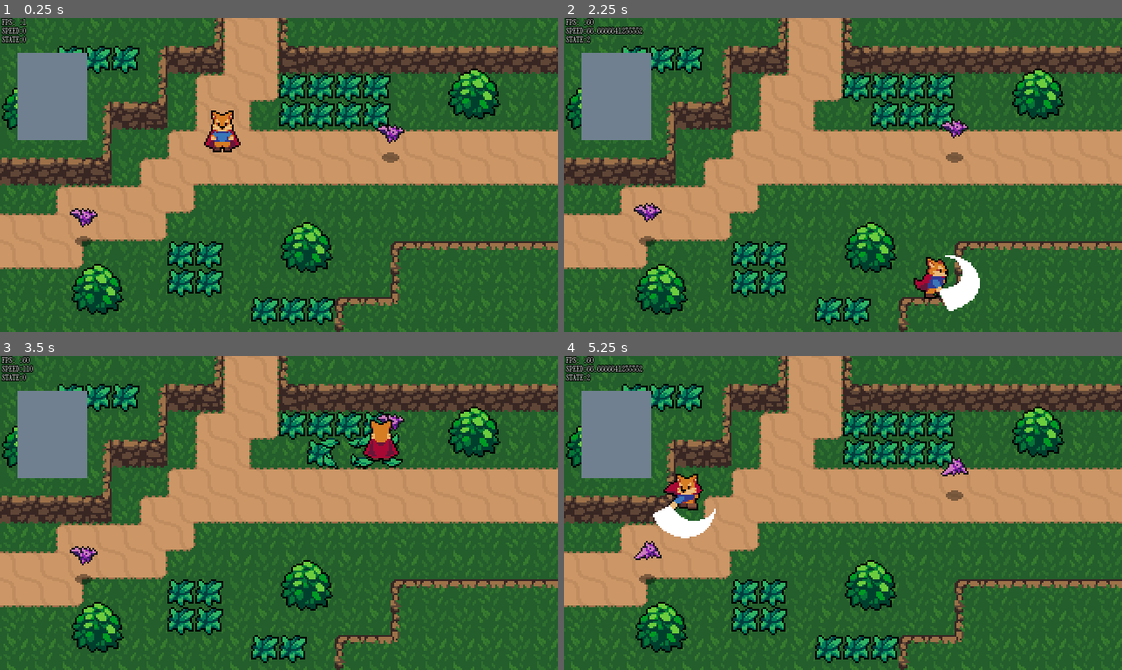
Above: before the commit, frames 1-4 (two rows, left to right).
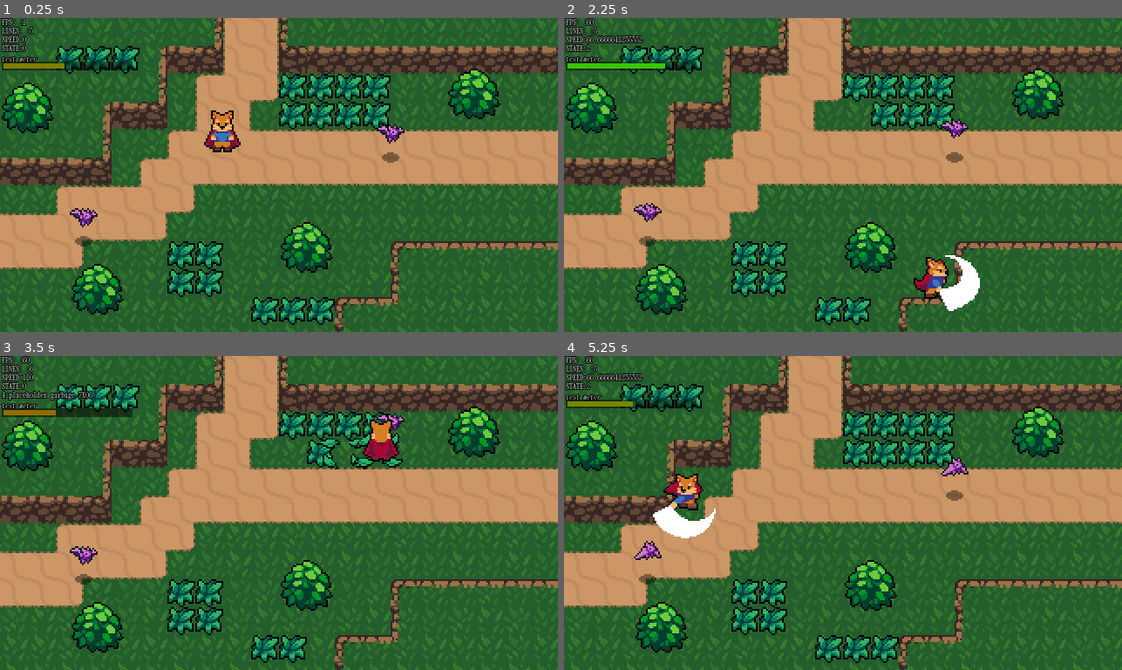
Above: after the commit, the same moments.

Repository: surrealsymmetry/Heartbeast_td_arpg
Game: Godot game, scene res://world.tscn
Same seed, same stepped clock (60 frames per second), same inputs: the game is played once before the commit and once after it.
Inputs (mouse positions are in pixels of both pictures, inside the frame that each line leads up to):
- Up to frame 1 (0.25 s): no input
- Up to frame 2 (2.25 s): move the mouse to (965, 159) at 0.52 s; hold Right (ui_right) 0.53-1.28 s; tap Space (attack) at 0.6, 2.1 s; move the mouse to (731, 190) at 1.27 s; hold Down (ui_down) 1.28-2.03 s; tap Shift (roll) at 1.35 s; move the mouse to (898, 105) at 2.02 s; hold Right (ui_right) from 2.03 s (still down)
- Up to frame 3 (3.5 s): move the mouse to (251, 575) at 2.77 s; release Right (ui_right) at 2.78 s; hold Up (ui_up) from 2.78 s (still down); tap Shift (roll) at 2.85 s
- Up to frame 4 (5.25 s): move the mouse to (1010, 560) at 3.52 s; release Up (ui_up) at 3.53 s; hold Left (ui_left) 3.53-5.03 s; tap Space (attack) at 3.6, 5.1 s; tap 5 (_debugReset) at 4.15 s; move the mouse to (675, 465) at 4.27 s; tap Shift (roll) at 4.35 s; move the mouse to (870, 513) at 5.02 s; hold Down (ui_down) from 5.03 s (still down)

The runs differ from the first frame. In frame 1, 4.0% of the frame differs, in the area x 0-24%, y 2-39%; in frame 2, 4.4%; in frame 3, 4.1%; in frame 4, 4.4%.

Commit message:
draw basic meter, prepare to abstract meter object out to child node

Diff:
--- /dev/null
+++ b/UI/meter.gd
@@ -0,0 +1,51 @@
+extends Node2D
+
+
+# Called when the node enters the scene tree for the first time.
+func _ready() -> void:
+	pass # Replace with function body.
+
+
+# Called every frame. 'delta' is the elapsed time since the previous frame.
+func _process(delta: float) -> void:
+	pass
+
+func draw_meter(text, f):
+	pass
+#	var bg_color :Color = Color(0, 0, 0, 0.5)
+#	var fg_color :Color = Color.RED.lerp(Color.GREEN, f)
+#	var pad = 1
+#	var w = 75
+#
+#	var line_count = label.get_line_count()
+#	var line_height = label.get_line_height()
+#	data.merge({"LINES: ": line_count}, true)
+#
+#	var x = label.position.x
+#	var y = line_height * line_count
+#
+#	var meter_text_pos = Vector2(x, y)
+#
+#	var range :Vector2 = Vector2(0, 1)
+#
+#	draw_rect(
+#		Rect2(
+#			x,
+#			y,
+#			w,
+#			line_height
+#		),
+#		bg_color
+#	)
+#	draw_rect(
+#		Rect2(
+#			x + pad,
+#			y + pad,
+#			w * f - pad * 2,
+#			line_height - pad * 2
+#		),
+#		fg_color
+#	)
+#
+#	draw_string_outline(font, meter_text_pos, text, HORIZONTAL_ALIGNMENT_LEFT, -1, 4, 2, Color.BLACK)
+#	draw_string(font, meter_text_pos, text, HORIZONTAL_ALIGNMENT_LEFT, -1, 4 )
--- /dev/null
+++ b/UI/meter.tscn
@@ -0,0 +1,6 @@
+[gd_scene load_steps=2 format=3 uid="uid://cidynd3jmtqoc"]
+
+[ext_resource type="Script" path="res://UI/meter.gd" id="1_04n24"]
+
+[node name="Meter" type="Node2D"]
+script = ExtResource("1_04n24")
--- a/_DebugHUD.gd
+++ b/_DebugHUD.gd
@@ -2,9 +2,11 @@
 
 var data = {}
 
-@onready var label = $"Control/Label 1"
-@onready var player = get_tree().get_root().get_node("World/Player")
 
+@onready var label : Node = $"Control/Label 1"
+@onready var player : CharacterBody2D = get_tree().get_root().get_node("World/Player")
+
+@export var font : Font
 
 # VIRTUAL FUNCTIONS#
 ####################
@@ -15,9 +17,11 @@
 		}, true
 	)
 
+	test_label_adding( delta )
+	queue_redraw()
+
 func _draw() -> void:
-	print("drawing : " + Util.random_letter_string(12))
-	draw_meter(10, 20, 40, 50)
+	draw_meter("test meter", Util.random_float_normal())
 
 func _on_player_debug( dict: Dictionary ) -> void:
 	data.merge( dict, true )
@@ -33,5 +37,48 @@
 		label.text += "\n%s:\t%s" % [key, data[key]]
 
 
-func draw_meter(x, y, w, h):
-	draw_rect( Rect2(Vector2(x, y), Vector2(w, h)), Color.SLATE_GRAY)
+func draw_meter(text, f):
+	var bg_color :Color = Color(0, 0, 0, 0.5)
+	var fg_color :Color = Color.RED.lerp(Color.GREEN, f)
+	var pad = 1
+	var w = 75
+
+	var line_count = label.get_line_count()
+	var line_height = label.get_line_height()
+	data.merge({"LINES: ": line_count}, true)
+
+	var x = label.position.x
+	var y = line_height * line_count
+
+	var meter_text_pos = Vector2(x, y)
+
+	var range :Vector2 = Vector2(0, 1)
+
+	draw_rect(
+		Rect2(
+			x,
+			y,
+			w,
+			line_height
+		),
+		bg_color
+	)
+	draw_rect(
+		Rect2(
+			x + pad,
+			y + pad,
+			w * f - pad * 2,
+			line_height - pad * 2
+		),
+		fg_color
+	)
+
+	draw_string_outline(font, meter_text_pos, text, HORIZONTAL_ALIGNMENT_LEFT, -1, 4, 2, Color.BLACK)
+	draw_string(font, meter_text_pos, text, HORIZONTAL_ALIGNMENT_LEFT, -1, 4 )
+
+var _time_since_new_label :float = 0
+func test_label_adding(delta):
+	_time_since_new_label += delta
+	if _time_since_new_label > 3:
+		data.merge({Util.random_digit(): "placeholder garbage " + Util.random_char_string(4)}, true)
+		_time_since_new_label = 0
--- a/util.gd
+++ b/util.gd
@@ -18,6 +18,9 @@
 
 # RANDOM DATA #
 ###############
+func random_float_normal():
+	return rng.randf()
+
 func random_digit(length=1):
 	var result :int
 	for i in range(length):
--- a/world.tscn
+++ b/world.tscn
@@ -8,6 +8,7 @@
 [ext_resource type="PackedScene" uid="uid://w2dnopfx21se" path="res://World/grass.tscn" id="6_o1p76"]
 [ext_resource type="PackedScene" uid="uid://cdt732lipwygo" path="res://Enemies/bat.tscn" id="7_a4uje"]
 [ext_resource type="Script" path="res://_DebugHUD.gd" id="8_hposn"]
+[ext_resource type="FontFile" uid="uid://dcowbm1y5s83t" path="res://Fonts/XanhMono-Italic.otf" id="9_1etgu"]
 [ext_resource type="FontFile" uid="uid://b6t0rmwuv77xn" path="res://Fonts/XanhMono-Regular_0.ttf" id="10_6hgfv"]
 
 [sub_resource type="TileSetAtlasSource" id="TileSetAtlasSource_m8kwu"]
@@ -952,6 +953,7 @@
 [node name="_DebugHUD" type="Node2D" parent="."]
 z_index = 1
 script = ExtResource("8_hposn")
+font = ExtResource("9_1etgu")
 
 [node name="Control" type="Control" parent="_DebugHUD"]
 layout_mode = 3
Not shown: 1 places in world.tscn that only renumber resources
